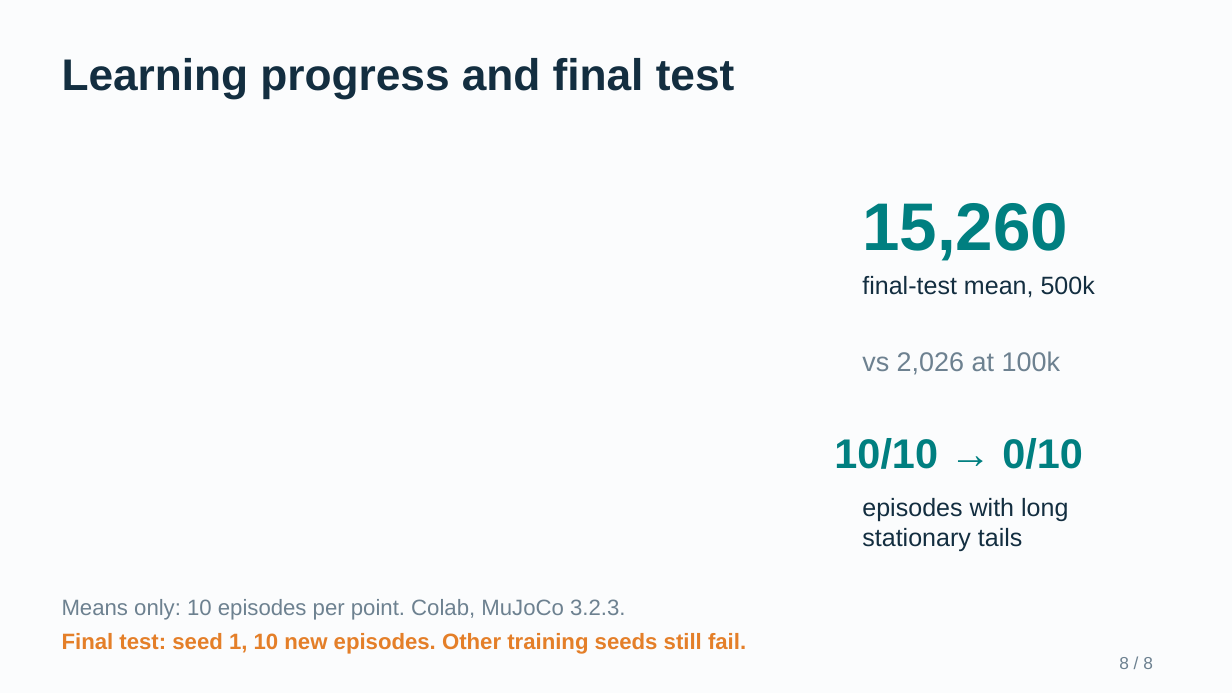
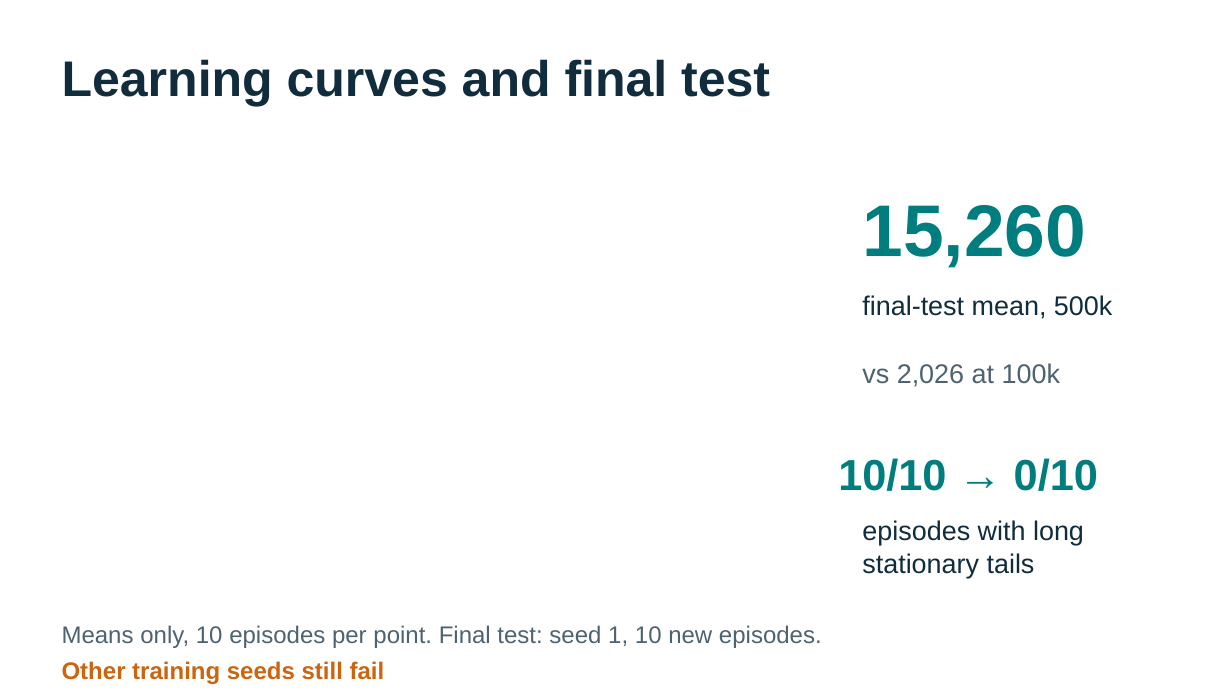
Before and after one commit to MedvAx-AI/iql-halfcheetah, a slide deck: slide 8 of docs/presentation/IQL_RL_Proposal.pptx. Drawn at 1232x693 pixels with LibreOffice and Linux fonts; fonts in the diff are those of the drawing. Boxes give left, top, right and bottom in pixels: in the first picture for what was removed or moved away, otherwise in the second. Text is boxed around its words. In the diff, an @@ line names an element or a change of style, - is before the commit and + after.

```diff
--- a/docs/presentation/IQL_RL_Proposal.pptx
+++ b/docs/presentation/IQL_RL_Proposal.pptx
@@ background #FBFCFD to #FFFFFF @@
@@ text at [62,59,770,106]: text changed; size 34.5 to 39 pt; text colour #132E40 to #112D3D @@
-Learning progress and final test
+Learning curves and final test
@@ text "15,260" at [862,205,1086,268]: size 52.5 to 57 pt, text colour #007F80 to #007D7F @@
@@ text "final-test mean, 500k": place and size @@
-text "final-test mean, 500k" at [862,276,1095,298]
+text "final-test mean, 500k" at [862,295,1112,319]
@@ text "final-test mean, 500k" at [862,295,1112,319]: size 19.5 to 21 pt, text colour #132E40 to #112D3D @@
@@ text "vs 2,026 at 100k": place and size @@
-text "vs 2,026 at 100k" at [862,351,1060,375]
+text "vs 2,026 at 100k" at [862,363,1060,387]
@@ text "vs 2,026 at 100k" at [862,363,1060,387]: text colour #6D8190 to #4E6370 @@
@@ text "10/10 → 0/10": place and size @@
-text "10/10 → 0/10" at [834,438,1083,469]
+text "10/10 → 0/10" at [838,458,1098,491]
@@ text "10/10 → 0/10" at [838,458,1098,491]: size 32.2 to 33.8 pt, text colour #007F80 to #007D7F @@
@@ text "episodes with long" at [862,520,1084,578]: size 19.5 to 21 pt, text colour #132E40 to #112D3D @@
@@ text "episodes with long": place and size @@
-text "episodes with long" at [862,498,1068,551]
+text "episodes with long" at [862,520,1084,578]
@@ text at [62,625,822,648]: text changed; size 17.2 to 18.8 pt; text colour #6D8190 to #4E6370 @@
-Means only: 10 episodes per point. Colab, MuJoCo 3.2.3.
+Means only, 10 episodes per point. Final test: seed 1, 10 new episodes.
@@ text removed at [1119,657,1153,669] @@
-8 / 8
@@ text at [62,661,385,684]: text changed; size 17.2 to 18.8 pt; text colour #E47F29 to #CB650E @@
-Final test: seed 1, 10 new episodes. Other training seeds still fail.
+Other training seeds still fail
```
Also in this commit, not shown: 7 other slides changed, 9 other files.
